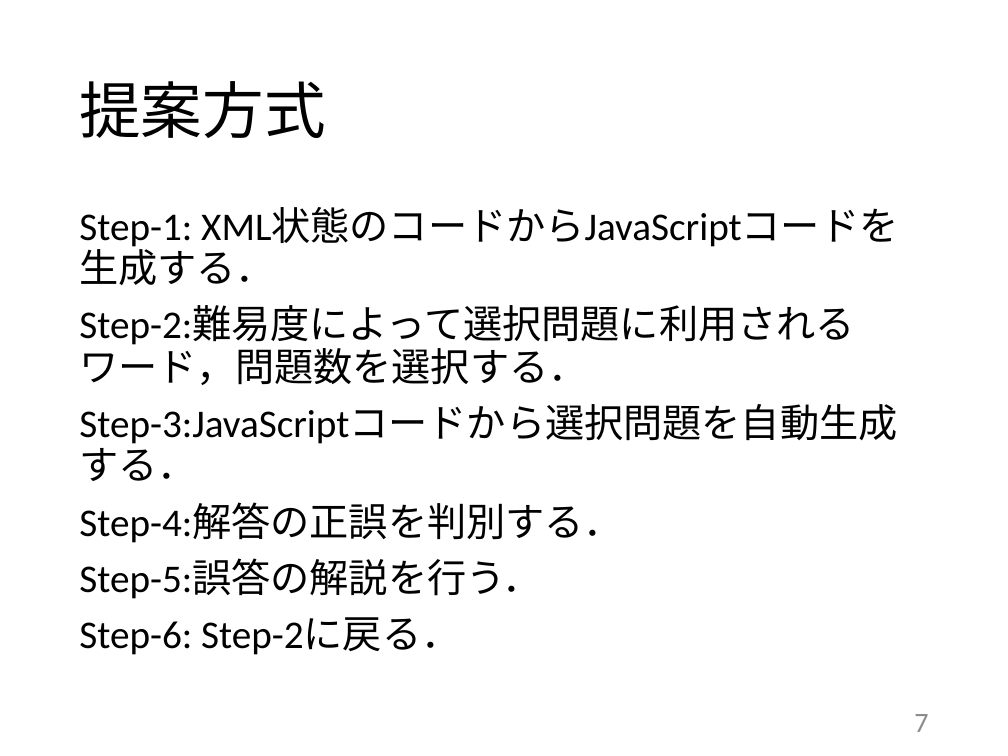
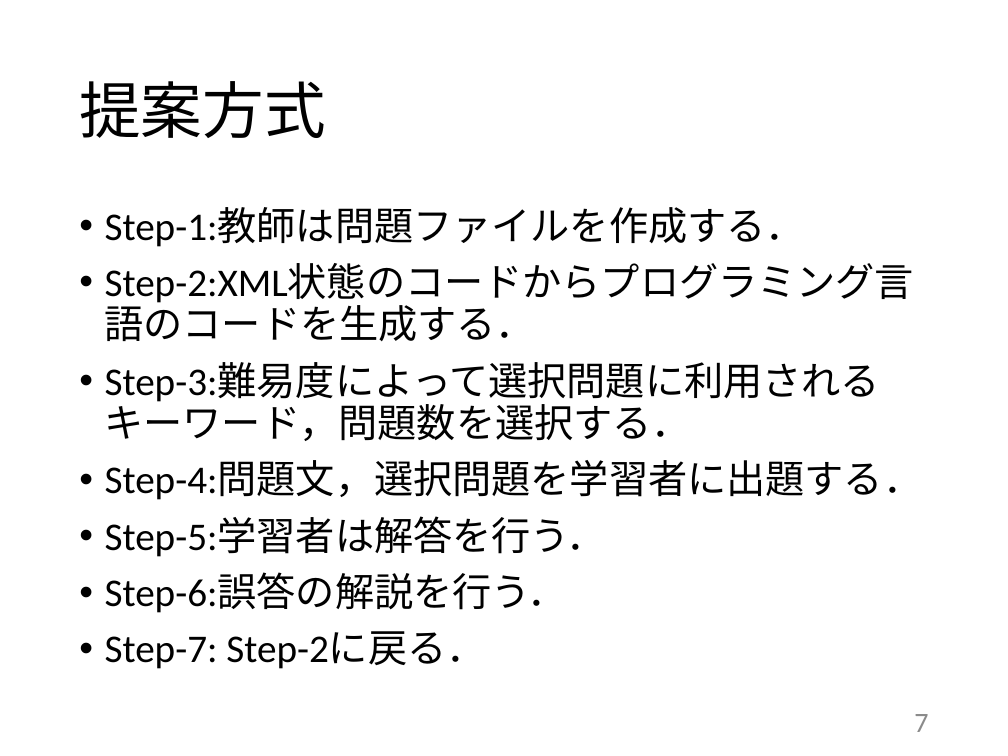
Before and after one commit to kait-takanolab/1821121-shimaoka-thesis, a slide deck: slide 7 of 1821121_shimaoka_thesis.pptx. Drawn at 1008x756 pixels with LibreOffice and Linux fonts; fonts in the diff are those of the drawing. Boxes give left, top, right and bottom in pixels: in the first picture for what was removed or moved away, otherwise in the second. Text is boxed around its words. In the diff, an @@ line names an element or a change of style, - is before the commit and + after.

```diff
--- a/1821121_shimaoka_thesis.pptx
+++ b/1821121_shimaoka_thesis.pptx
@@ text at box(105, 207, 923, 669): text changed @@
-Step-1: XML状態のコードからJavaScriptコードを生成する．
-Step-2:難易度によって選択問題に利用されるワード，問題数を選択する．
-Step-3:JavaScriptコードから選択問題を自動生成する．
-Step-4:解答の正誤を判別する．
-Step-5:誤答の解説を行う．
-Step-6: Step-2に戻る．
+• Step-1:教師は問題ファイルを作成する．
+• Step-2:XML状態のコードからプログラミング言語のコードを生成する．
+• Step-3:難易度によって選択問題に利用されるキーワード，問題数を選択する．
+• Step-4:問題文，選択問題を学習者に出題する．
+• Step-5:学習者は解答を行う．
+• Step-6:誤答の解説を行う．
+• Step-7: Step-2に戻る．
```
Also in this commit, not shown: 6 other slides changed, 2 slides added.
